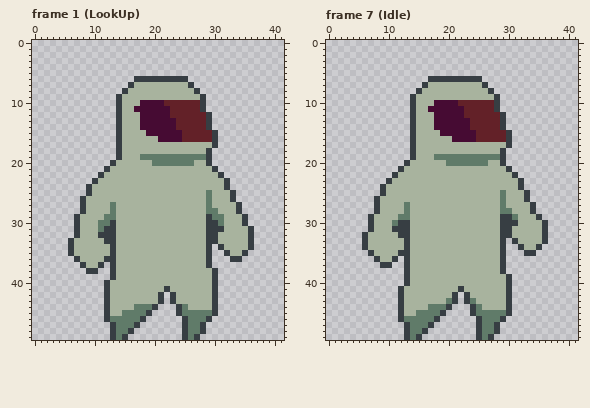
Pixel-art file, stored at _asset_builders/sprites/player.ase. The picture above was drawn from the file before the commit.
42x50 pixels, 28 frames. Shown: frame 1 (LookUp), frame 7 (Idle). The commit also changed other frames, which this record leaves out.
The result:
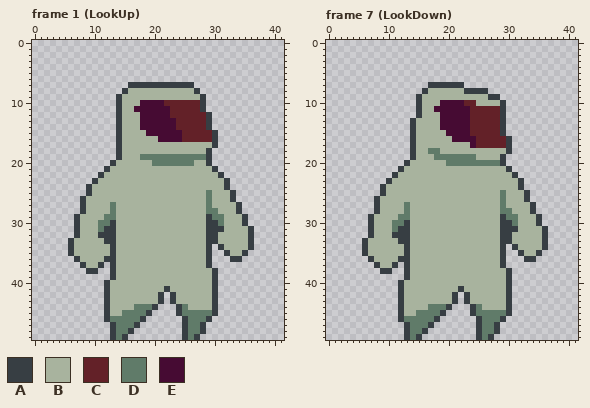
Palette (. is transparent): A #373e43  B #a8b39e  C #632128  D #607b69  E #460b33
Log entry: Added look down animation.
Change:
{"where": "frame 1 (LookUp), layer \"Layer 2\""}
{"frame":1,"y":6,"x":17,"old":"AAAAAAAAA","new":"........."}
{"frame":1,"y":7,"x":17,"old":"BBBBBBBBB","new":"AAAAAAAAA"}
{"where": "frame 7 (LookDown), layer \"Layer 2\""}
{"frame":7,"y":6,"x":17,"old":"AAAAAAAAA","new":"........."}
{"frame":7,"y":7,"x":16,"old":"ABBBBBBBBBA","new":".AAAAAA...."}
{"frame":7,"y":8,"x":15,"old":"AB","new":".A"}
{"frame":7,"y":8,"x":23,"old":"BBBBA","new":"AAAA."}
{"frame":7,"y":9,"x":14,"old":"AB","new":".A"}
{"frame":7,"y":9,"x":27,"old":"B","new":"A"}
{"frame":7,"y":10,"x":14,"old":"AB","new":".A"}
{"frame":7,"y":10,"x":18,"old":"E","new":"B"}
{"frame":7,"y":10,"x":22,"old":"C","new":"E"}
{"frame":7,"y":10,"x":25,"old":"CCCA.","new":"BBBBA"}
{"frame":7,"y":11,"x":14,"old":"AB","new":".A"}
{"frame":7,"y":11,"x":17,"old":"E","new":"B"}
{"frame":7,"y":11,"x":23,"old":"C","new":"E"}
{"frame":7,"y":11,"x":28,"old":"A.","new":"CA"}
{"frame":7,"y":12,"x":14,"old":"AB","new":".A"}
{"frame":7,"y":12,"x":18,"old":"E","new":"B"}
{"frame":7,"y":12,"x":23,"old":"C","new":"E"}
{"frame":7,"y":13,"x":18,"old":"E","new":"B"}
{"frame":7,"y":14,"x":18,"old":"E","new":"B"}
{"frame":7,"y":15,"x":19,"old":"E","new":"B"}
{"frame":7,"y":15,"x":24,"old":"E","new":"C"}
{"frame":7,"y":15,"x":29,"old":"CA","new":"A."}
{"frame":7,"y":17,"x":24,"old":"BBBBBB","new":"ECCCCC"}
{"frame":7,"y":18,"x":17,"old":"BB","new":"DD"}
{"frame":7,"y":18,"x":29,"old":"A.","new":"BA"}
{"frame":7,"y":19,"x":25,"old":"DDDD","new":"BBBB"}
{"frame":7,"y":20,"x":27,"old":"BB","new":"DD"}
{"frame":7,"y":29,"x":30,"old":"A","new":"D"}
{"frame":7,"y":30,"x":12,"old":"A","new":"D"}
{"frame":7,"y":30,"x":31,"old":"A","new":"D"}
{"frame":7,"y":30,"x":35,"old":"BA","new":"A."}
{"frame":7,"y":31,"x":11,"old":"A","new":"D"}
{"frame":7,"y":31,"x":31,"old":"B","new":"A"}
{"frame":7,"y":32,"x":6,"old":"AB","new":".A"}
{"frame":7,"y":32,"x":11,"old":"B","new":"A"}
{"frame":7,"y":33,"x":12,"old":"B","new":"A"}
{"frame":7,"y":33,"x":30,"old":".A","new":"AB"}
{"frame":7,"y":34,"x":31,"old":".A","new":"AB"}
{"frame":7,"y":34,"x":35,"old":"A.","new":"BA"}
{"frame":7,"y":35,"x":6,"old":".A","new":"AB"}
{"frame":7,"y":35,"x":12,"old":"A","new":"B"}
{"frame":7,"y":35,"x":32,"old":".AA.","new":"ABBA"}
{"frame":7,"y":36,"x":7,"old":".A","new":"AB"}
{"frame":7,"y":36,"x":11,"old":"A.","new":"BA"}
{"frame":7,"y":36,"x":33,"old":"..","new":"AA"}
{"frame":7,"y":37,"x":8,"old":".AA.","new":"ABBA"}
{"frame":7,"y":38,"x":9,"old":"..","new":"AA"}
{"frame":7,"y":38,"x":29,"old":"A.","new":"BA"}
{"frame":7,"y":40,"x":12,"old":".A","new":"AB"}
{"frame":7,"y":43,"x":20,"old":"D","new":"B"}
{"frame":7,"y":43,"x":24,"old":"D","new":"B"}
{"label":"changed","picture_box":[134,76,188,88]}
{"label":"changed","picture_box":[410,76,512,166]}
{"label":"changed","picture_box":[500,214,548,274]}
{"label":"changed","picture_box":[362,220,410,286]}
{"label":"changed","picture_box":[446,298,452,304]}
{"label":"changed","picture_box":[470,298,476,304]}
